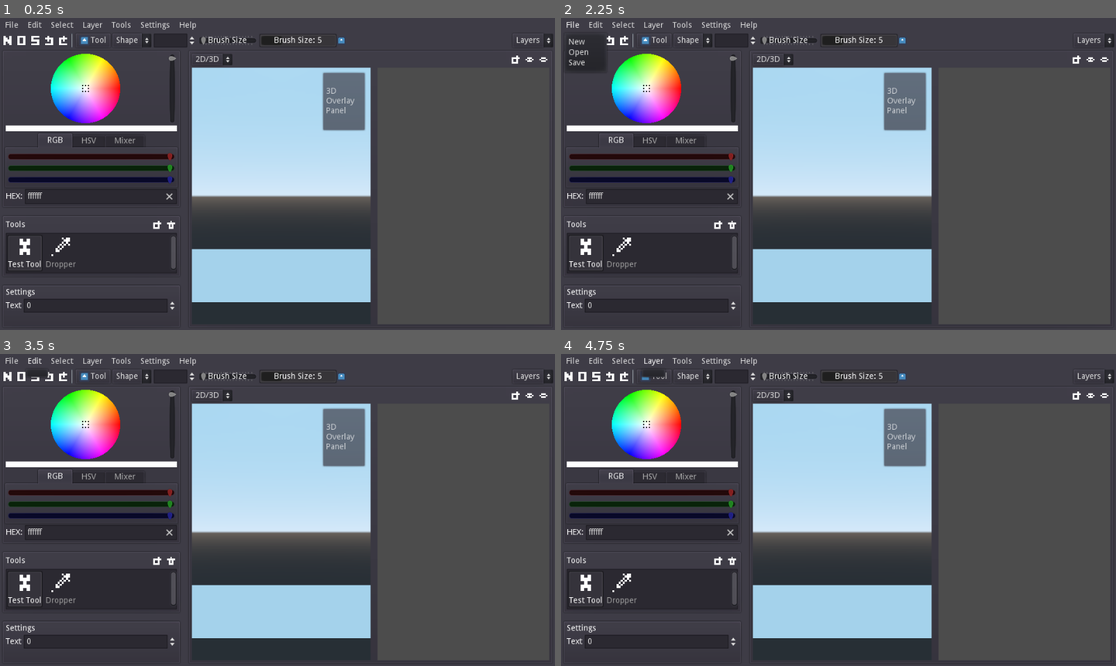
Above: before the commit, frames 1-4 (two rows, left to right).
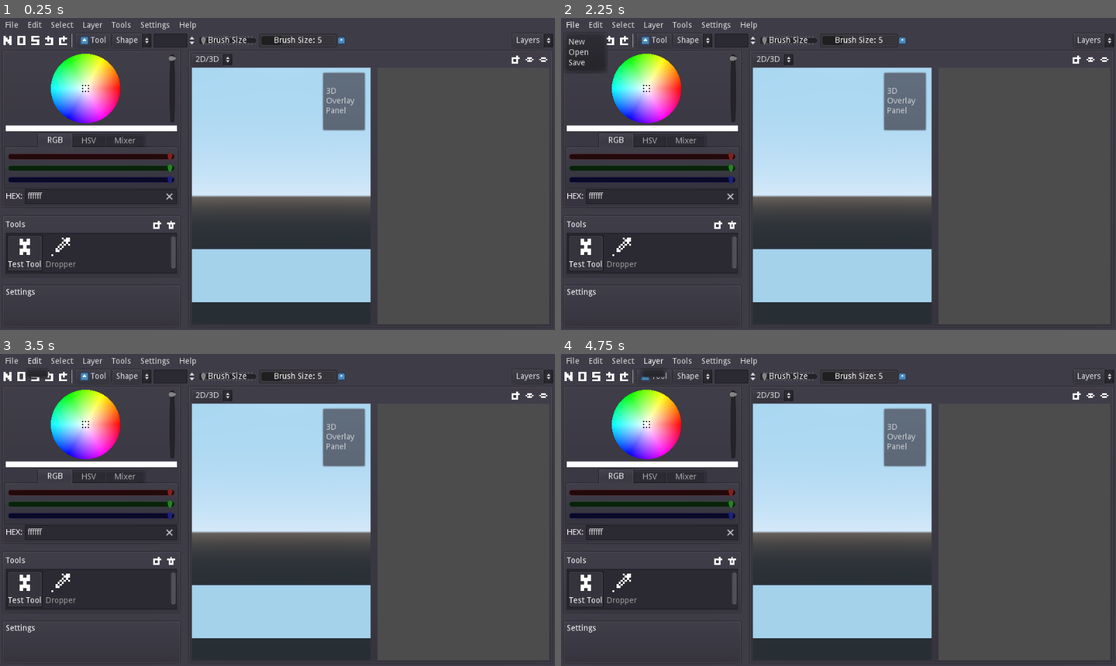
Above: after the commit, the same moments.

Repository: tianer2820/BetterSkin2
Game: Godot game, scene res://assets/gui_root.tscn
The game is run twice, just before and just after one commit, with the same random seed, the same clock (stepped at 60 frames per second) and the same inputs. The engine's default icon, where the game draws it, is replaced by a stand-in: a white triangle on a blue panel in a dark square.
Inputs (mouse positions are in pixels of both pictures, inside the frame that each line leads up to):
- Up to frame 1 (0.25 s): no input
- Up to frame 2 (2.25 s): click (566, 39) at 0.5 s; click (566, 39) at 1.25 s; click "File" at 2 s
- Up to frame 3 (3.5 s): click "Edit" at 2.75 s
- Up to frame 4 (4.75 s): click "Select" at 3.5 s; click "Layer" at 4.25 s

The runs differ from the first frame. In frame 1, 0.2% of the frame differs, in the area x 1-32%, y 89-95%; in frame 2, 0.2%; in frame 3, 0.2%; in frame 4, 0.2%.

Commit message:
removed separate save/load methods, renamed tool_props to displayed_props

Diff:
--- a/assets/tool_settings_panel/tool_settings_panel.gd
+++ b/assets/tool_settings_panel/tool_settings_panel.gd
@@ -25,9 +25,9 @@
 		return
 	# add coorosponding panels and connect signals
 	_active_tool = tool_obj
-	var prop_names = _active_tool.tool_props.keys()
+	var prop_names = _active_tool.displayed_props.keys()
 	for p_name in prop_names:
-		var prop = _active_tool.tool_props[p_name]
+		var prop = _active_tool.displayed_props[p_name]
 		prop = prop as ToolProp
 		match prop.prop_type:
 			ToolProp.INTEGER:
--- a/assets/tool_settings_panel/tool_settings_panel.tscn
+++ b/assets/tool_settings_panel/tool_settings_panel.tscn
@@ -1,7 +1,6 @@
-[gd_scene load_steps=3 format=2]
+[gd_scene load_steps=2 format=2]
 
 [ext_resource path="res://assets/tool_settings_panel/tool_settings_panel.gd" type="Script" id=1]
-[ext_resource path="res://assets/tool_settings_panel/property_panels/integer_panel.tscn" type="PackedScene" id=2]
 
 [node name="ToolSettingsPanel" type="PanelContainer"]
 margin_right = 259.0
@@ -35,4 +34,4 @@
 size_flags_horizontal = 3
 size_flags_vertical = 3
 
-[node name="IntegerPanel" parent="VBox/Scroll/VBox" instance=ExtResource( 2 )]
+[node name="IntegerPanel" parent="VBox/Scroll/VBox" instance_placeholder="res://assets/tool_settings_panel/property_panels/integer_panel.tscn"]
--- a/scripts/tool_base.gd
+++ b/scripts/tool_base.gd
@@ -14,8 +14,8 @@
 		a string used to identify the class, format should be "class_name"
 	tool_is_builtin:
 		if true, the tool cannot be deleted from the ui
-	tool_props:
-		a Dictionary of ToolProp class, used to identify what properties need to be displaied on the editor
+	displayed_props:
+		ToolProp objects, that will be displayed on the ui
 
 must override functions:
 	draw related:
@@ -23,10 +23,6 @@
 		pen_down(uv: Vector2)
 		pen_up(uv: Vector2)
 		pen_move(uc: Vector2)
-
-	save and load state:
-		to_dict() -> Dictionary
-		load_dict(dict)
 
 	other:
 		duplicate()
@@ -46,7 +42,7 @@
 
 # define the displayed property list
 # does not hold actual value
-var tool_props: Dictionary
+var displayed_props: Dictionary
 
 # dict that actually hold property values
 var _properties: Dictionary = {}
@@ -59,8 +55,8 @@
 func get_prop(prop_name):
 	if prop_name in _properties:
 		return _properties[prop_name]
-	var param = tool_props[prop_name] as ToolProp
-	return param.value_default
+	var property = displayed_props[prop_name] as ToolProp
+	return property.value_default
 
 
 # draw related, must override
@@ -74,17 +70,6 @@
 	assert(false, "unimplemented")
 
 
-# save and load state
-func to_dict() -> Dictionary:
-	assert(false, "unimplemented")
-	return {}
-func load_dict(dict):
-	assert(false, "unimplemented")
-
-
-
-
-
 func duplicate():
 	assert(false, "unimplemented")
 func copy(other):
@@ -92,11 +77,8 @@
 	icon = other.icon
 	tool_type = other.tool_type
 	tool_is_builtin = other.tool_is_builtin
-	tool_props = other.tool_props.duplicate()
+	displayed_props = other.displayed_props.duplicate()
 	_properties = other._properties.duplicate()
-
-
-
 
 
 
--- a/scripts/tools/dropper.gd
+++ b/scripts/tools/dropper.gd
@@ -15,7 +15,7 @@
 	tool_type = "dropper"
 	tool_is_builtin = true
 
-	tool_props = {
+	displayed_props = {
 		"radius": int_prop(1, 1, 64, 1),
 	}
 
--- a/scripts/tools/pixel_pen.gd
+++ b/scripts/tools/pixel_pen.gd
@@ -8,7 +8,7 @@
 	tool_type = "pixel_pen"
 	tool_is_builtin = true
 
-	tool_props = {
+	displayed_props = {
 		"brush_tip": brush_tip_prop(BrushTip.new()),
 	}
 
--- a/scripts/tools/test_tool.gd
+++ b/scripts/tools/test_tool.gd
@@ -10,7 +10,7 @@
 	tool_type = "test_tool"
 	tool_is_builtin = true
 
-	tool_props = {
+	displayed_props = {
 		"test_int": int_prop(3, 0, 6, 1),
 		"test_float": float_prop(1.234, -2, 2, 0.3),
 	}
--- a/scripts/tools/tool_template.gd
+++ b/scripts/tools/tool_template.gd
@@ -13,7 +13,7 @@
 	tool_type = "unique_tool_identifier"
 	tool_is_builtin = true
 
-	tool_props = {
+	displayed_props = {
 		"some_int": int_prop(0, 0, 100, 1),
 		"some_brush_tip": brush_tip_prop(BrushTip.new()),
 	}
@@ -35,13 +35,6 @@
 	assert(false, "unimplemented")
 
 
-# save to dict
-func to_dict() -> Dictionary:
-	return {}
-# load from dict
-func load_dict(dict):
-	pass
-
 # create a deep copy of this instance
 func duplicate():
 	var new_tool = load("the/script/file/of/this/class").new()
